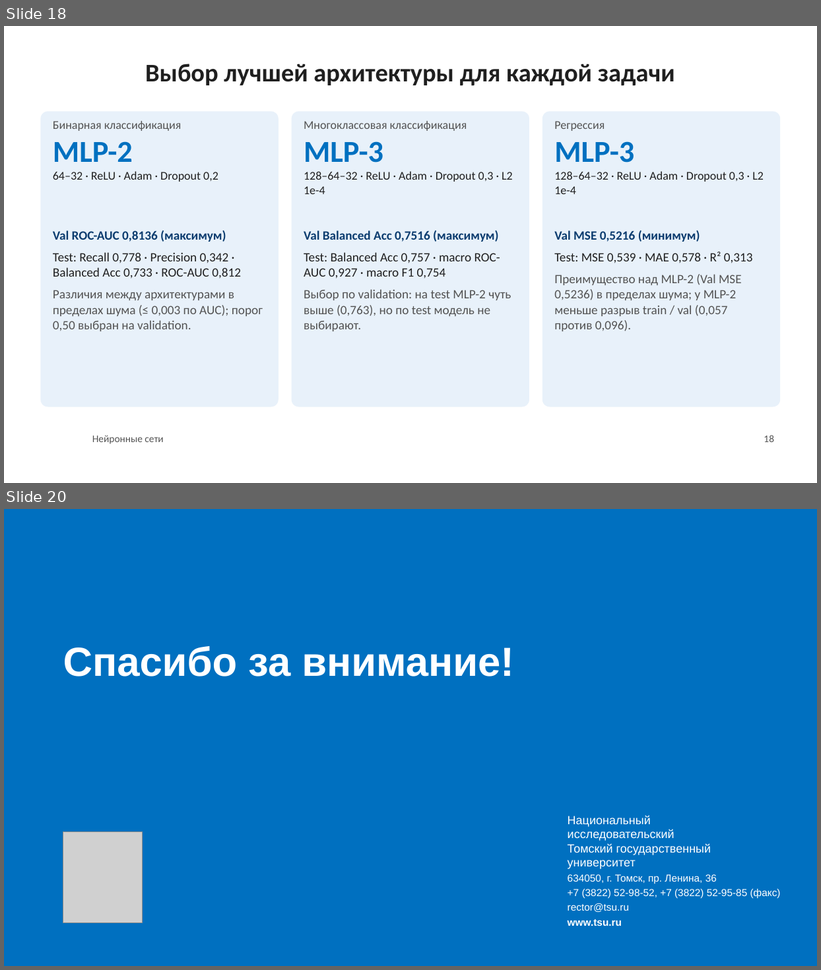
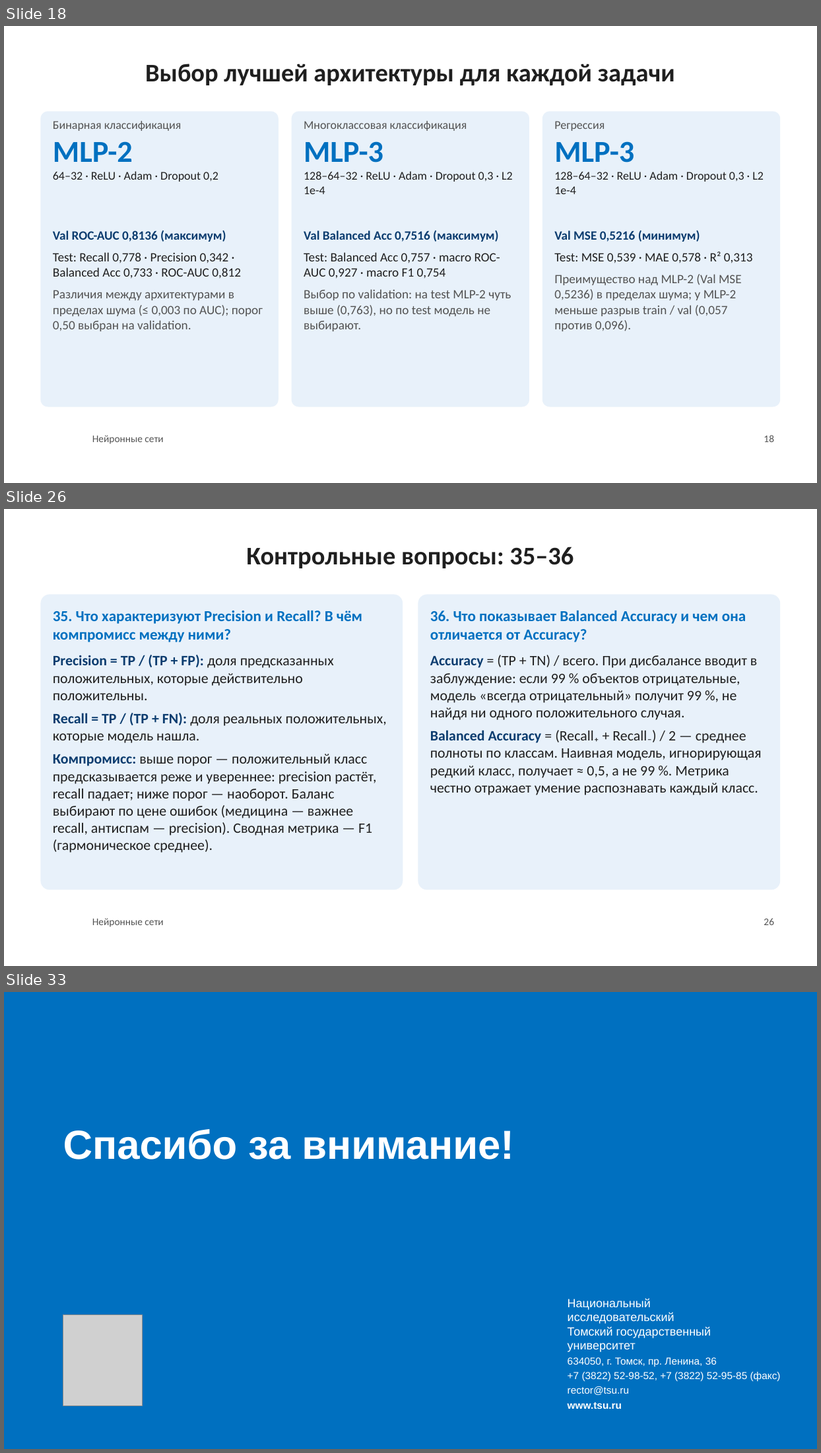
Before and after one commit to sergeydorof/neural_networks_labs, a slide deck: lab1/NN_Lab1_presentation.pptx. Shown one above the other, each under a label of ours: slides 18 and 20 before the commit, slides 18, 26 and 33 after it; the slides between them are not shown. The pictures are 821x970 and 821x1453 pixels, drawn with LibreOffice and Linux fonts; fonts in the diff are those of the drawing; grey boxes stand for pictures; background and template pictures are left out. Boxes give left, top, right and bottom in pixels: in the first picture for what was removed or moved away, otherwise in the second. Text is boxed around its words. In the diff, an @@ line names an element or a change of style, - is before the commit and + after.

```diff
--- a/lab1/NN_Lab1_presentation.pptx
+++ b/lab1/NN_Lab1_presentation.pptx
@@ slide 26 added at (4,509,817,966), background #FFFFFF; not listed: 1 template element that a slide beside it also shows @@
@@ title added at (246,547,574,568), 30 pt, text #1F1F1F, bold @@
+Контрольные вопросы: 35–36
@@ rounded rectangle added at (40,594,403,890), fill #E8F1FA @@
@@ rounded rectangle added at (418,594,781,890), fill #E8F1FA @@
@@ text added at (53,610,387,853), 17 pt, text #1F1F1F @@
+35. Что характеризуют Precision и Recall? В чём компромисс между ними?
+Precision = TP / (TP + FP): доля предсказанных положительных, которые действительно положительны.
+Recall = TP / (TP + FN): доля реальных положительных, которые модель нашла.
+Компромисс: выше порог — положительный класс предсказывается реже и увереннее: precision растёт, recall падает; ниже порог — наоборот. Баланс выбирают по цене ошибок (медицина — важнее recall, антиспам — precision). Сводная метрика — F1 (гармоническое среднее).
@@ text added at (430,610,762,795), 17 pt, text #1F1F1F @@
+36. Что показывает Balanced Accuracy и чем она отличается от Accuracy?
+Accuracy = (TP + TN) / всего. При дисбалансе вводит в заблуждение: если 99 % объектов отрицательные, модель «всегда отрицательный» получит 99 %, не найдя ни одного положительного случая.
+Balanced Accuracy = (Recall₊ + Recall₋) / 2 — среднее полноты по классам. Наивная модель, игнорирующая редкий класс, получает ≈ 0,5, а не 99 %. Метрика честно отражает умение распознавать каждый класс.
@@ page number added at (764,918,774,925), 12 pt, text #535353 @@
+26
@@ what was slide 20 is now slide 33 @@
```
Also in this commit, not shown: 1 slide changed, 12 other slides added, 5 other files.
